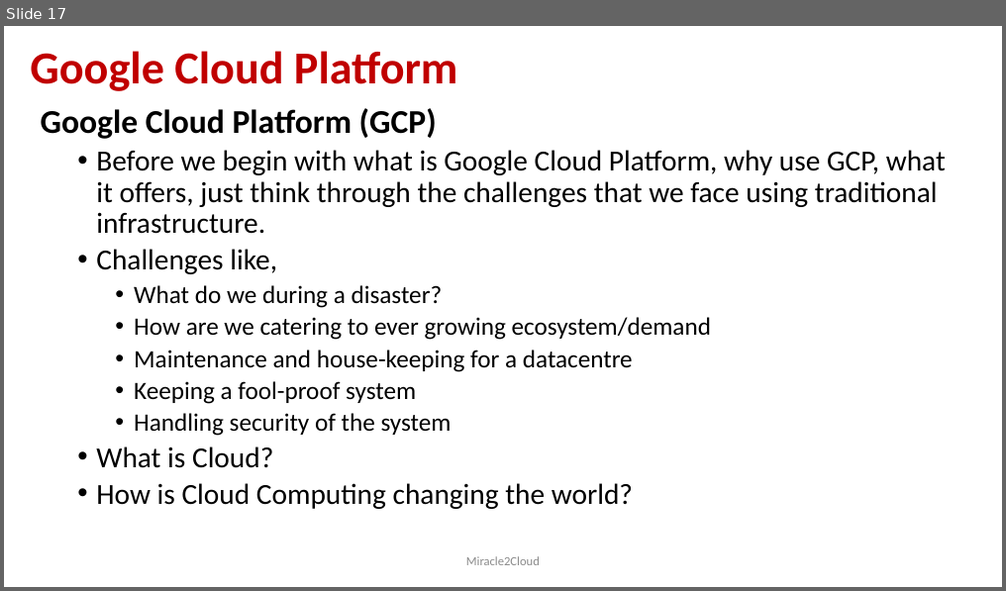
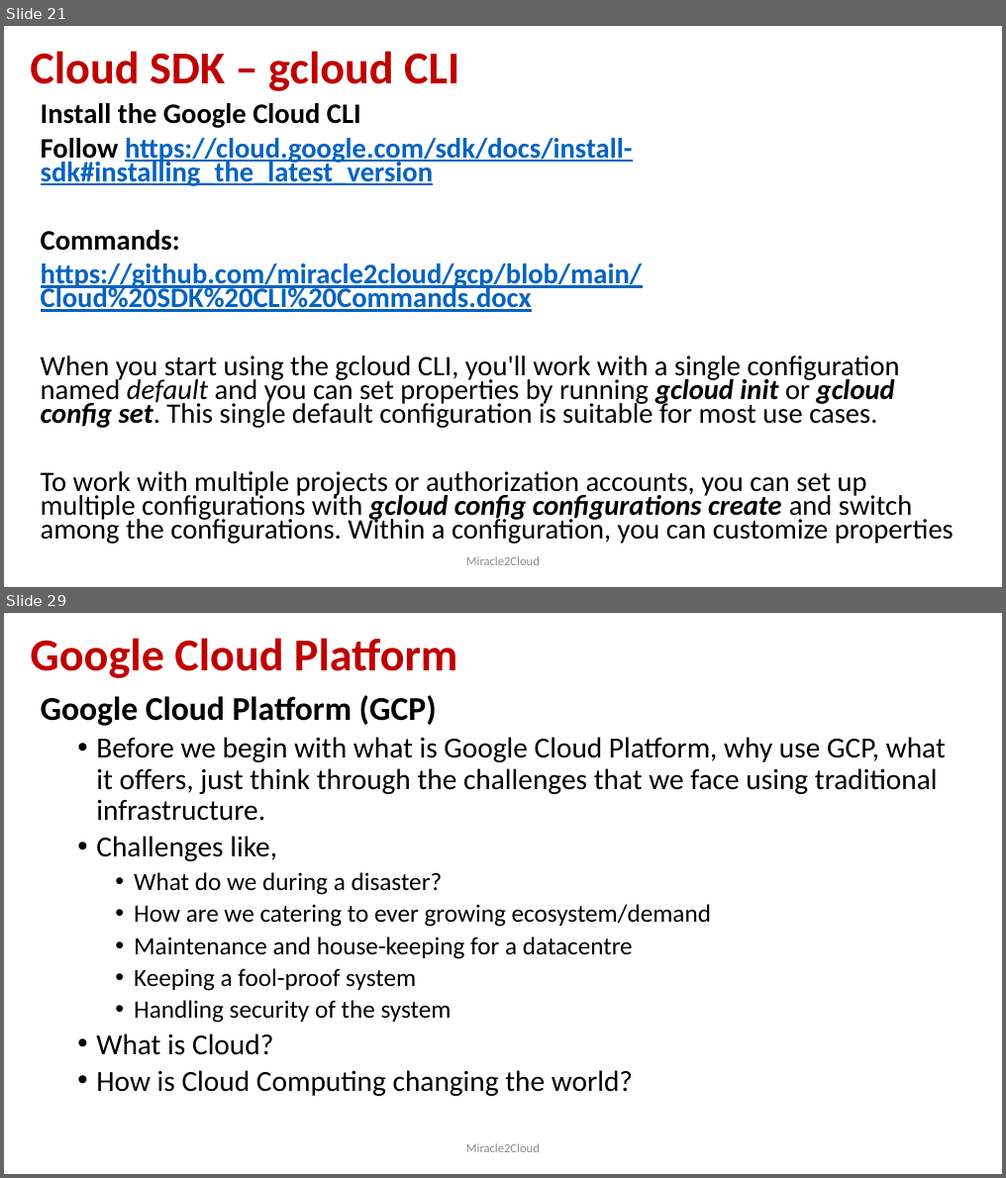
Before and after one commit to miracle2cloud/gcp, a slide deck: Google Cloud Platform.pptx. Shown one above the other, each under a label of ours: slide 17 before the commit, slides 21 and 29 after it; the slides between them are not shown. The pictures are 1006x591 and 1006x1178 pixels, drawn with LibreOffice and Linux fonts; fonts in the diff are those of the drawing. Boxes give left, top, right and bottom in pixels: in the first picture for what was removed or moved away, otherwise in the second. Text is boxed around its words. In the diff, an @@ line names an element or a change of style, - is before the commit and + after.

```diff
--- a/Google Cloud Platform.pptx
+++ b/Google Cloud Platform.pptx
@@ slide 21 added at (4,26,1002,587), background #FFFFFF @@
@@ title added at (30,51,459,91), 44 pt, text #C00000, bold @@
+Cloud SDK – gcloud CLI
@@ text added at (41,103,953,544), 27.2 pt, text #000000 @@
+Install the Google Cloud CLI
+Follow https://cloud.google.com/sdk/docs/install-sdk#installing_the_latest_version
+Commands:
+https://github.com/miracle2cloud/gcp/blob/main/Cloud%20SDK%20CLI%20Commands.docx
+When you start using the gcloud CLI, you'll work with a single configuration named default and you can set properties by running gcloud init or gcloud config set. This single default configuration is suitable for most use cases.
+To work with multiple projects or authorization accounts, you can set up multiple configurations with gcloud config configurations create and switch among the configurations. Within a configuration, you can customize properties
@@ text added at (466,557,540,566), 12 pt, text #8C8C8C @@
+Miracle2Cloud
@@ what was slide 17 is now slide 29 @@
```
Also in this commit, not shown: 1 slide changed, 10 other slides added, 1 slide removed.
